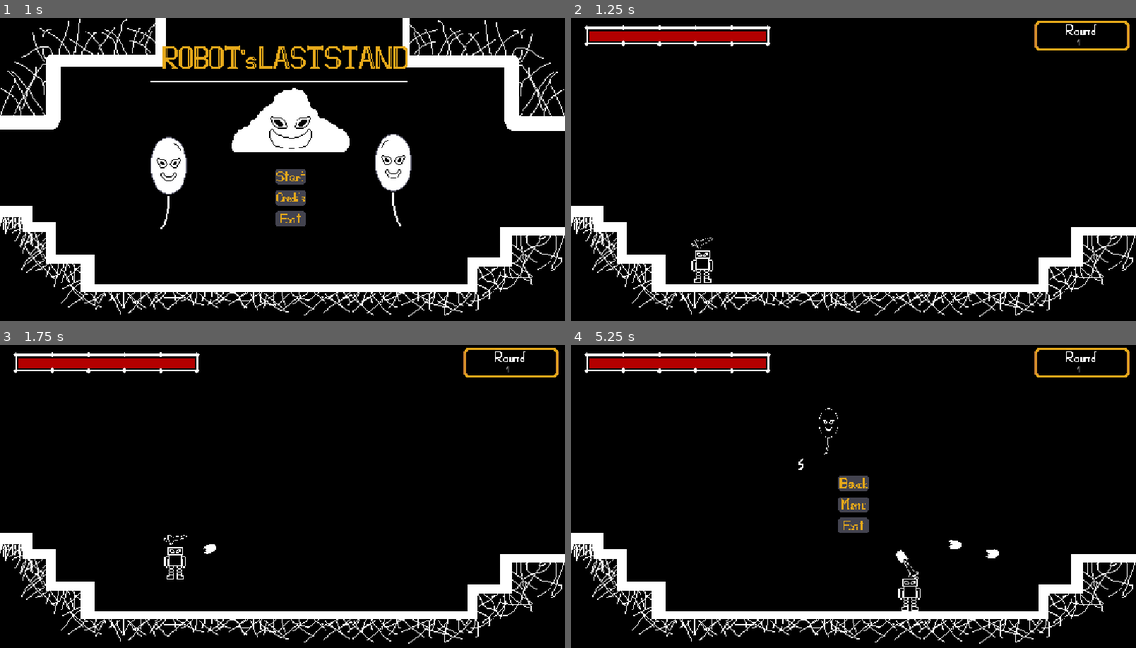
Above: before the commit, frames 1-4 (two rows, left to right).
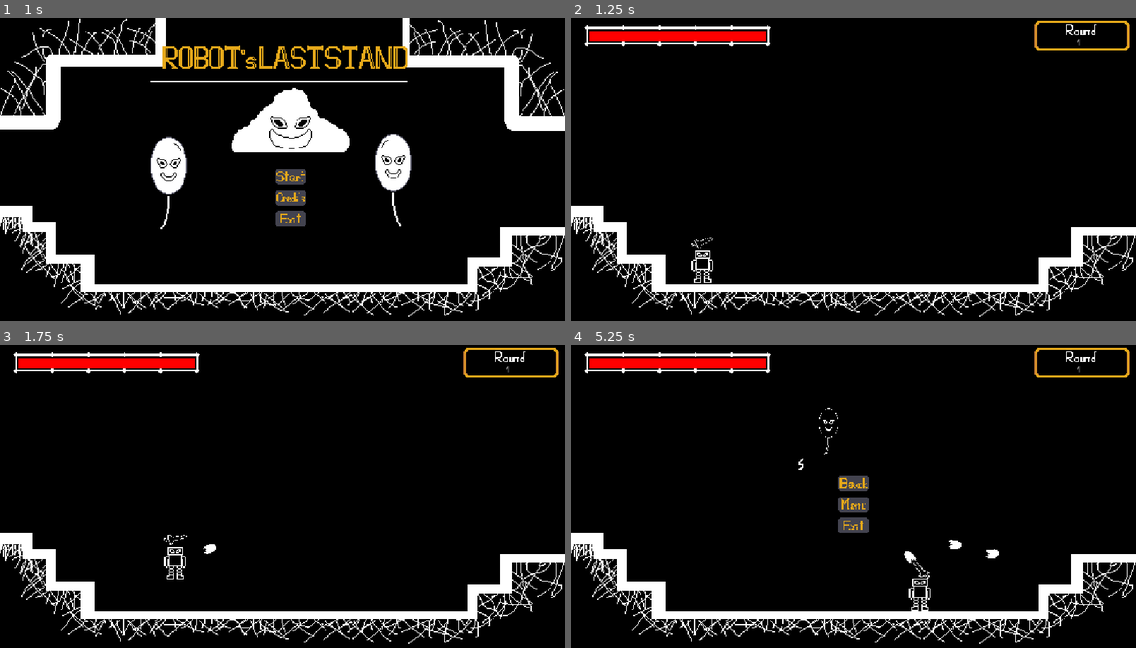
Above: after the commit, the same moments.

Repository: NinbaxDev/Robots_Last_Stand
Game: Godot game, scene res://menu.tscn
Two runs of this game, one before a commit and one after it. Both use one fixed random seed, a clock stepped at 60 frames per second and the inputs below.
Inputs (mouse positions are in pixels of both pictures, inside the frame that each line leads up to):
- Up to frame 1 (1 s): click (293, 178) at 0.5 s
- Up to frame 2 (1.25 s): no input
- Up to frame 3 (1.75 s): move the mouse to (406, 487) at 1.27 s; hold Right (move_right) from 1.28 s (still down); click (406, 487) at 1.35 s; tap Space (move_jump) at 1.52 s
- Up to frame 4 (5.25 s): move the mouse to (740, 520) at 2.02 s; click (740, 520) at 2.1 s; tap Space (move_jump) at 2.27, 3.77, 4.52 s; move the mouse to (910, 432) at 2.77 s; release Right (move_right) at 2.78 s; hold A (move_left) 2.78-3.53 s; click (910, 432) at 2.85 s; move the mouse to (825, 566) at 3.52 s; hold Right (move_right) 3.53-5 s; click (825, 566) at 3.6 s; move the mouse to (1023, 551) at 4.27 s; click (1023, 551) at 4.35 s; tap Escape (ui_cancel) at 4.9 s; click (853, 481) at 5.02 s

Frame 1 is identical in both runs. In frame 2, 1.0% of the frame differs, in the area x 2-35%, y 2-10%; in frame 3, 1.0%; in frame 4, 1.4%, in the area x 2-64%, y 2-88%.

Commit message:
Organize_folders1

Diff:
--- /dev/null
+++ b/Scenes/hud_player.tscn
@@ -0,0 +1,82 @@
+[gd_scene format=3 uid="uid://bhicpd23ge5sd"]
+
+[ext_resource type="Script" uid="uid://cox3m10hg46be" path="res://codes/Player/life_bar.gd" id="1_plv2f"]
+[ext_resource type="Texture2D" uid="uid://dmwda6yi8vp6r" path="res://sprites/Lifebar.png" id="2_up6ux"]
+[ext_resource type="Script" uid="uid://c8kkqncmq47sr" path="res://codes/Player/pause_menu.gd" id="4_pusk7"]
+[ext_resource type="Texture2D" uid="uid://bcj38puo0ixww" path="res://sprites/Back_button.png" id="5_s182c"]
+[ext_resource type="Texture2D" uid="uid://dmacc4f8yom5s" path="res://sprites/botoes.png" id="6_i08p2"]
+[ext_resource type="Texture2D" uid="uid://f73m2vstq702" path="res://sprites/Exit_button.png" id="7_v42m8"]
+
+[sub_resource type="Gradient" id="Gradient_g02ee"]
+colors = PackedColorArray(0, 0, 0, 1, 0, 0, 0, 1)
+
+[sub_resource type="GradientTexture2D" id="GradientTexture2D_plv2f"]
+gradient = SubResource("Gradient_g02ee")
+width = 360
+height = 21
+
+[sub_resource type="Gradient" id="Gradient_6hdfk"]
+colors = PackedColorArray(1, 0, 0, 1, 1, 0, 0, 1)
+
+[sub_resource type="GradientTexture2D" id="GradientTexture2D_kk6uo"]
+gradient = SubResource("Gradient_6hdfk")
+width = 360
+height = 21
+
+[node name="HUD_Player" type="Control" unique_id=125166623]
+layout_mode = 3
+anchors_preset = 15
+anchor_right = 1.0
+anchor_bottom = 1.0
+grow_horizontal = 2
+grow_vertical = 2
+
+[node name="Sprite2D" type="Sprite2D" parent="." unique_id=856402063]
+position = Vector2(217.5, 36)
+scale = Vector2(0.957, 0.88)
+texture = ExtResource("2_up6ux")
+
+[node name="LifeBar" type="TextureProgressBar" parent="." unique_id=1658599578]
+layout_mode = 0
+offset_left = 37.0
+offset_top = 27.0
+offset_right = 397.0
+offset_bottom = 48.0
+texture_under = SubResource("GradientTexture2D_plv2f")
+texture_progress = SubResource("GradientTexture2D_kk6uo")
+script = ExtResource("1_plv2f")
+
+[node name="Pause_menu" type="CanvasLayer" parent="." unique_id=1259878851]
+script = ExtResource("4_pusk7")
+
+[node name="VBoxContainer" type="VBoxContainer" parent="Pause_menu" unique_id=1858622261]
+anchors_preset = 8
+anchor_left = 0.5
+anchor_top = 0.5
+anchor_right = 0.5
+anchor_bottom = 0.5
+offset_left = -35.5
+offset_top = -62.5
+offset_right = 35.5
+offset_bottom = 62.5
+grow_horizontal = 2
+grow_vertical = 2
+
+[node name="Back_button" type="Button" parent="Pause_menu/VBoxContainer" unique_id=228781033]
+layout_mode = 2
+icon = ExtResource("5_s182c")
+flat = true
+
+[node name="Menu_button" type="Button" parent="Pause_menu/VBoxContainer" unique_id=490920900]
+layout_mode = 2
+icon = ExtResource("6_i08p2")
+flat = true
+
+[node name="Exit_button" type="Button" parent="Pause_menu/VBoxContainer" unique_id=1903112774]
+layout_mode = 2
+icon = ExtResource("7_v42m8")
+flat = true
+
+[connection signal="pressed" from="Pause_menu/VBoxContainer/Back_button" to="Pause_menu" method="_on_back_button_pressed"]
+[connection signal="pressed" from="Pause_menu/VBoxContainer/Menu_button" to="Pause_menu" method="_on_menu_button_pressed"]
+[connection signal="pressed" from="Pause_menu/VBoxContainer/Exit_button" to="Pause_menu" method="_on_exit_button_pressed"]
--- /dev/null
+++ b/Scenes/player.tscn
@@ -0,0 +1,44 @@
+[gd_scene format=3 uid="uid://dpis0rrjm4vhp"]
+
+[ext_resource type="Script" uid="uid://pw2b811wc87" path="res://codes/Player.gd" id="1_fkybt"]
+[ext_resource type="Texture2D" uid="uid://bn4fqbifqp0xh" path="res://sprites/Shield.png" id="2_x3wgy"]
+[ext_resource type="Texture2D" uid="uid://cp76nuhgguoc6" path="res://sprites/robot_jame_gam.png" id="3_3smsa"]
+[ext_resource type="PackedScene" uid="uid://cn7ib4ea8l5cp" path="res://Player/umbrella.tscn" id="4_8erm5"]
+[ext_resource type="AudioStream" uid="uid://cqoxhrlr2scbw" path="res://Sounds/hitHurt.wav" id="5_f1ek2"]
+
+[sub_resource type="RectangleShape2D" id="RectangleShape2D_3p86s"]
+size = Vector2(63.3333, 117.308)
+
+[node name="Player" type="CharacterBody2D" unique_id=1372048070 groups=["Player"]]
+process_mode = 3
+scale = Vector2(0.6, 0.52)
+script = ExtResource("1_fkybt")
+
+[node name="Shield" type="Sprite2D" parent="." unique_id=1734587435]
+position = Vector2(-3.33331, -8.65381)
+scale = Vector2(4.16667, 4.98798)
+texture = ExtResource("2_x3wgy")
+
+[node name="Sprite2D" type="Sprite2D" parent="." unique_id=1428915999]
+texture_filter = 1
+position = Vector2(0, 5.76923)
+scale = Vector2(4, 4)
+texture = ExtResource("3_3smsa")
+
+[node name="Area2D" type="Area2D" parent="." unique_id=881754549]
+
+[node name="CollisionShape2D" type="CollisionShape2D" parent="Area2D" unique_id=1056552515]
+position = Vector2(-1.6666598, 10.576416)
+shape = SubResource("RectangleShape2D_3p86s")
+
+[node name="Umbrella" parent="." unique_id=1994651329 instance=ExtResource("4_8erm5")]
+position = Vector2(-1.14441e-05, -88.4615)
+
+[node name="AudioStreamPlayer2D" type="AudioStreamPlayer2D" parent="." unique_id=961620780]
+stream = ExtResource("5_f1ek2")
+
+[node name="CollisionShape2D" type="CollisionShape2D" parent="." unique_id=838198526]
+position = Vector2(-1.6666598, 10.576416)
+shape = SubResource("RectangleShape2D_3p86s")
+
+[connection signal="body_entered" from="Area2D" to="." method="_on_area_2d_body_entered"]
--- a/codes/Player.gd
+++ b/codes/Player.gd
@@ -13,7 +13,7 @@
 	PlayerData.attack_speed = 0.4
 	PlayerData.velocity = 200
 	PlayerData.shield = 0
-	PlayerData.Pause_menu = get_parent().get_node("Pause_menu")
+	PlayerData.Pause_menu = $"../HUD/HUD_Player/Pause_menu"
 
 func _physics_process(delta: float) -> void:
 	if stop:
@@ -47,7 +47,7 @@
 		take_damage(1)
 
 func _input(event) -> void:
-	if event.is_action_pressed("ui_cancel") and PlayerData.Pause_menu:
+	if event.is_action_pressed("ui_cancel"):
 		if PlayerData.Pause_menu.visible:
 			PlayerData.Pause_menu.hide_menu()
 		else:
--- /dev/null
+++ b/codes/Player/life_bar.gd
@@ -0,0 +1,5 @@
+extends TextureProgressBar
+
+func _process(_delta) -> void:
+	max_value = PlayerData.max_life
+	value = PlayerData.life
--- /dev/null
+++ b/codes/Player/pause_menu.gd
@@ -0,0 +1,24 @@
+extends CanvasLayer
+
+func _ready() -> void:
+	visible = false
+
+func show_menu():
+	visible = true
+	get_tree().paused = true
+
+func hide_menu():
+	visible = false
+	get_tree().paused = false
+
+func _on_menu_button_pressed() -> void:
+	await get_tree().create_timer(1).timeout
+	get_tree().change_scene_to_file("res://menu.tscn")
+
+func _on_exit_button_pressed() -> void:
+	await get_tree().create_timer(1).timeout
+	get_tree().quit()
+
+func _on_back_button_pressed() -> void:
+	await get_tree().create_timer(0.2).timeout
+	hide_menu()
--- a/codes/battle_manager.gd
+++ b/codes/battle_manager.gd
@@ -3,7 +3,7 @@
 @onready var player = get_node("../Player")
 @onready var cloud = preload("res://Enemy/cloud.tscn")
 @onready var ballon = preload("res://Enemy/ballon.tscn")
-@onready var victory_defeat = $"../UI/Victory_Defeat"
+@onready var victory_defeat = $"../HUD/Victory_Defeat"
 @onready var timer = $Timer
 var can = true
 
@@ -81,7 +81,7 @@
 		RoundManager.current_round += 1
 		RoundManager.limit_enemy += 1
 		timer.stop()
-		$"../UI".show_options()
+		$"../HUD".show_options()
 		print("Round atual: ", RoundManager.current_round)
 		print("Round limite: ", RoundManager.limit_round)
 		await Globalsignal.powerup_selected
--- a/wizard_stand.tscn
+++ b/wizard_stand.tscn
@@ -1,27 +1,18 @@
 [gd_scene format=3 uid="uid://boi4afnalp0cf"]
 
 [ext_resource type="Texture2D" uid="uid://7x7cx2o8mlqk" path="res://sprites/background.png" id="1_crqff"]
-[ext_resource type="Script" uid="uid://pw2b811wc87" path="res://codes/Player.gd" id="2_uv4g6"]
-[ext_resource type="PackedScene" uid="uid://cn7ib4ea8l5cp" path="res://Player/umbrella.tscn" id="3_erhdv"]
-[ext_resource type="Texture2D" uid="uid://bn4fqbifqp0xh" path="res://sprites/Shield.png" id="3_k0yo5"]
-[ext_resource type="Texture2D" uid="uid://cp76nuhgguoc6" path="res://sprites/robot_jame_gam.png" id="3_qsodi"]
+[ext_resource type="PackedScene" uid="uid://dpis0rrjm4vhp" path="res://Scenes/player.tscn" id="2_n6n5h"]
 [ext_resource type="Script" uid="uid://qles4pb6bjv2" path="res://codes/ui.gd" id="5_3p86s"]
 [ext_resource type="Texture2D" uid="uid://b05prjtogxkwf" path="res://sprites/Card_Mobulity_Chip.png" id="7_crqff"]
 [ext_resource type="Script" uid="uid://cpbwjj8r7aodc" path="res://codes/battle_manager.gd" id="7_eqrb5"]
 [ext_resource type="Texture2D" uid="uid://oq41by88kank" path="res://sprites/Card_Overcharge.png" id="8_qsodi"]
-[ext_resource type="AudioStream" uid="uid://cqoxhrlr2scbw" path="res://Sounds/hitHurt.wav" id="8_rrthl"]
 [ext_resource type="Texture2D" uid="uid://x70xcq5w5yi0" path="res://sprites/Card_Rapidfire_Chip.png" id="9_n6n5h"]
 [ext_resource type="Texture2D" uid="uid://b1gbyvc0gv1is" path="res://sprites/Card_Regen_Module.png" id="10_ko1kd"]
 [ext_resource type="AudioStream" uid="uid://rymmv0uqm3wi" path="res://Sounds/click.wav" id="11_ophmg"]
 [ext_resource type="Texture2D" uid="uid://cgn757078pgng" path="res://sprites/Card_Shield_Module.png" id="12_be7vg"]
-[ext_resource type="Texture2D" uid="uid://dmwda6yi8vp6r" path="res://sprites/Lifebar.png" id="12_ko1kd"]
-[ext_resource type="Script" uid="uid://3sf5wj5painn" path="res://codes/life_bar.gd" id="13_ophmg"]
+[ext_resource type="PackedScene" uid="uid://bhicpd23ge5sd" path="res://Scenes/hud_player.tscn" id="12_qsodi"]
 [ext_resource type="Texture2D" uid="uid://dhhnu1awvl5tc" path="res://sprites/Round-cout.png" id="14_m8jcd"]
 [ext_resource type="AudioStream" uid="uid://b5fmxwm3wnb1m" path="res://Sounds/pickupCoin.wav" id="15_p8awy"]
-[ext_resource type="Script" uid="uid://mvgnk38dx1wj" path="res://codes/pause_menu.gd" id="16_nt4e1"]
-[ext_resource type="Texture2D" uid="uid://dmacc4f8yom5s" path="res://sprites/botoes.png" id="17_m8jcd"]
-[ext_resource type="Texture2D" uid="uid://f73m2vstq702" path="res://sprites/Exit_button.png" id="18_p8awy"]
-[ext_resource type="Texture2D" uid="uid://bcj38puo0ixww" path="res://sprites/Back_button.png" id="19_fkkxg"]
 
 [sub_resource type="RectangleShape2D" id="RectangleShape2D_tbrgc"]
 size = Vector2(808, 19)
@@ -59,27 +50,8 @@
 [sub_resource type="RectangleShape2D" id="RectangleShape2D_m8jcd"]
 size = Vector2(24, 359)
 
-[sub_resource type="RectangleShape2D" id="RectangleShape2D_3p86s"]
-size = Vector2(63.3333, 117.308)
-
 [sub_resource type="LabelSettings" id="LabelSettings_eqrb5"]
 font_size = 64
-
-[sub_resource type="Gradient" id="Gradient_ko1kd"]
-colors = PackedColorArray(0, 0, 0, 1, 0, 0, 0, 1)
-
-[sub_resource type="GradientTexture2D" id="GradientTexture2D_ophmg"]
-gradient = SubResource("Gradient_ko1kd")
-width = 360
-height = 21
-
-[sub_resource type="Gradient" id="Gradient_mm5cx"]
-colors = PackedColorArray(0.701961, 0, 0, 1, 0.701961, 0, 0, 1)
-
-[sub_resource type="GradientTexture2D" id="GradientTexture2D_mg2af"]
-gradient = SubResource("Gradient_mm5cx")
-width = 360
-height = 21
 
 [node name="Main" type="Node2D" unique_id=1747934754]
 
@@ -144,43 +116,13 @@
 position = Vector2(593, -363)
 shape = SubResource("RectangleShape2D_m8jcd")
 
-[node name="Player" type="CharacterBody2D" parent="." unique_id=1727604476 groups=["Player"]]
-process_mode = 3
+[node name="Player" parent="." unique_id=1372048070 instance=ExtResource("2_n6n5h")]
 position = Vector2(269, 494)
-scale = Vector2(0.6, 0.52)
-script = ExtResource("2_uv4g6")
-
-[node name="Shield" type="Sprite2D" parent="Player" unique_id=1663287855]
-position = Vector2(-3.33331, -8.65381)
-scale = Vector2(4.16667, 4.98798)
-texture = ExtResource("3_k0yo5")
-
-[node name="Sprite2D" type="Sprite2D" parent="Player" unique_id=1344622573]
-texture_filter = 1
-position = Vector2(0, 5.76923)
-scale = Vector2(4, 4)
-texture = ExtResource("3_qsodi")
-
-[node name="Area2D" type="Area2D" parent="Player" unique_id=1452751037]
-
-[node name="CollisionShape2D" type="CollisionShape2D" parent="Player/Area2D" unique_id=258630045]
-position = Vector2(-1.6666598, 10.576416)
-shape = SubResource("RectangleShape2D_3p86s")
-
-[node name="Umbrella" parent="Player" unique_id=1073997319 instance=ExtResource("3_erhdv")]
-position = Vector2(-1.14441e-05, -88.4615)
-
-[node name="AudioStreamPlayer2D" type="AudioStreamPlayer2D" parent="Player" unique_id=1105158391]
-stream = ExtResource("8_rrthl")
-
-[node name="CollisionShape2D" type="CollisionShape2D" parent="Player" unique_id=1243792836]
-position = Vector2(-1.6666598, 10.576416)
-shape = SubResource("RectangleShape2D_3p86s")
-
-[node name="UI" type="CanvasLayer" parent="." unique_id=1597108370]
+
+[node name="HUD" type="CanvasLayer" parent="." unique_id=1597108370]
 script = ExtResource("5_3p86s")
 
-[node name="Player_life" type="Label" parent="UI" unique_id=1238135361]
+[node name="Player_life" type="Label" parent="HUD" unique_id=1238135361]
 anchors_preset = 8
 anchor_left = 0.5
 anchor_top = 0.5
@@ -193,7 +135,7 @@
 grow_horizontal = 2
 grow_vertical = 2
 
-[node name="Enemy_life" type="Label" parent="UI" unique_id=12099448]
+[node name="Enemy_life" type="Label" parent="HUD" unique_id=12099448]
 anchors_preset = 1
 anchor_left = 1.0
 anchor_right = 1.0
@@ -203,7 +145,7 @@
 offset_bottom = 43.0
 grow_horizontal = 0
 
-[node name="Victory_Defeat" type="Label" parent="UI" unique_id=1243404153]
+[node name="Victory_Defeat" type="Label" parent="HUD" unique_id=1243404153]
 visible = false
 texture_filter = 1
 offset_left = 457.0
@@ -213,7 +155,7 @@
 text = "Victory"
 label_settings = SubResource("LabelSettings_eqrb5")
 
-[node name="Mobility_button" type="Button" parent="UI" unique_id=605898647]
+[node name="Mobility_button" type="Button" parent="HUD" unique_id=605898647]
 visible = false
 offset_left = 228.0
 offset_top = 135.0
@@ -221,11 +163,11 @@
 offset_bottom = 335.0
 flat = true
 
-[node name="Icon" type="Sprite2D" parent="UI/Mobility_button" unique_id=1957504084]
+[node name="Icon" type="Sprite2D" parent="HUD/Mobility_button" unique_id=1957504084]
 position = Vector2(74, 99)
 texture = ExtResource("7_crqff")
 
-[node name="Overcharge_button" type="Button" parent="UI" unique_id=329833227]
+[node name="Overcharge_button" type="Button" parent="HUD" unique_id=329833227]
 visible = false
 offset_left = 413.0
 offset_top = 135.0
@@ -233,11 +175,11 @@
 offset_bottom = 335.0
 flat = true
 
-[node name="Icon" type="Sprite2D" parent="UI/Overcharge_button" unique_id=663858788]
+[node name="Icon" type="Sprite2D" parent="HUD/Overcharge_button" unique_id=663858788]
 position = Vector2(74, 99)
 texture = ExtResource("8_qsodi")
 
-[node name="Rapidfire_button" type="Button" parent="UI" unique_id=671066309]
+[node name="Rapidfire_button" type="Button" parent="HUD" unique_id=671066309]
 visible = false
 offset_left = 597.0
 offset_top = 135.0
@@ -245,11 +187,11 @@
 offset_bottom = 335.0
 flat = true
 
-[node name="Icon" type="Sprite2D" parent="UI/Rapidfire_button" unique_id=1473214433]
+[node name="Icon" type="Sprite2D" parent="HUD/Rapidfire_button" unique_id=1473214433]
 position = Vector2(74, 99)
 texture = ExtResource("9_n6n5h")
 
-[node name="Regen_button" type="Button" parent="UI" unique_id=1412508599]
+[node name="Regen_button" type="Button" parent="HUD" unique_id=1412508599]
 visible = false
 offset_left = 774.0
 offset_top = 135.0
@@ -257,11 +199,11 @@
 offset_bottom = 335.0
 flat = true
 
-[node name="Icon" type="Sprite2D" parent="UI/Regen_button" unique_id=414703712]
+[node name="Icon" type="Sprite2D" parent="HUD/Regen_button" unique_id=414703712]
 position = Vector2(74, 99)
 texture = ExtResource("10_ko1kd")
 
-[node name="Shield_button" type="Button" parent="UI" unique_id=1461683702]
+[node name="Shield_button" type="Button" parent="HUD" unique_id=1461683702]
 visible = false
 offset_left = 941.0
 offset_top = 130.0
@@ -269,39 +211,27 @@
 offset_bottom = 338.0
 flat = true
 
-[node name="Icon" type="Sprite2D" parent="UI/Shield_button" unique_id=1791007011]
+[node name="Icon" type="Sprite2D" parent="HUD/Shield_button" unique_id=1791007011]
 position = Vector2(74, 99)
 texture = ExtResource("12_be7vg")
 
-[node name="AudioStreamPlayer2D" type="AudioStreamPlayer2D" parent="UI" unique_id=2060093947]
+[node name="AudioStreamPlayer2D" type="AudioStreamPlayer2D" parent="HUD" unique_id=2060093947]
 stream = ExtResource("11_ophmg")
 
-[node name="Life_bar" type="TextureProgressBar" parent="UI" unique_id=366959775]
-offset_left = 37.0
-offset_top = 26.0
-offset_right = 397.0
-offset_bottom = 47.0
-texture_under = SubResource("GradientTexture2D_ophmg")
-texture_progress = SubResource("GradientTexture2D_mg2af")
-script = ExtResource("13_ophmg")
-
-[node name="Life_bar_Sprite" type="Sprite2D" parent="UI" unique_id=546487902]
-position = Vector2(217.5, 36)
-scale = Vector2(0.9575, 0.88)
-texture = ExtResource("12_ko1kd")
-
-[node name="Round-cout" type="Sprite2D" parent="UI" unique_id=2093790581]
+[node name="Round-cout" type="Sprite2D" parent="HUD" unique_id=2093790581]
 position = Vector2(1042, 38)
 texture = ExtResource("14_m8jcd")
 
-[node name="Round" type="Label" parent="UI" unique_id=1128021964]
+[node name="Round" type="Label" parent="HUD" unique_id=1128021964]
 offset_left = 1031.0
 offset_top = 38.0
 offset_right = 1071.0
 offset_bottom = 61.0
 
-[node name="Coin" type="AudioStreamPlayer2D" parent="UI" unique_id=1562184161]
+[node name="Coin" type="AudioStreamPlayer2D" parent="HUD" unique_id=1562184161]
 stream = ExtResource("15_p8awy")
+
+[node name="HUD_Player" parent="HUD" unique_id=125166623 instance=ExtResource("12_qsodi")]
 
 [node name="Battle_Manager" type="Node" parent="." unique_id=324698433]
 script = ExtResource("7_eqrb5")
@@ -311,45 +241,9 @@
 [node name="Camera2D" type="Camera2D" parent="." unique_id=788871338]
 position = Vector2(576, 324)
 
-[node name="Pause_menu" type="CanvasLayer" parent="." unique_id=928314685]
-process_mode = 3
-script = ExtResource("16_nt4e1")
-
-[node name="VBoxContainer" type="VBoxContainer" parent="Pause_menu" unique_id=1388110942]
-anchors_preset = 8
-anchor_left = 0.5
-anchor_top = 0.5
-anchor_right = 0.5
-anchor_bottom = 0.5
-offset_left = -35.5
-offset_top = -62.5
-offset_right = 35.5
-offset_bottom = 62.5
-grow_horizontal = 2
-grow_vertical = 2
-
-[node name="Back_button" type="Button" parent="Pause_menu/VBoxContainer" unique_id=237595634]
-layout_mode = 2
-icon = ExtResource("19_fkkxg")
-flat = true
-
-[node name="Menu_button" type="Button" parent="Pause_menu/VBoxContainer" unique_id=2077252665]
-layout_mode = 2
-icon = ExtResource("17_m8jcd")
-flat = true
-
-[node name="Exit_button" type="Button" parent="Pause_menu/VBoxContainer" unique_id=1386048283]
-layout_mode = 2
-icon = ExtResource("18_p8awy")
-flat = true
-
-[connection signal="body_entered" from="Player/Area2D" to="Player" method="_on_area_2d_body_entered"]
-[connection signal="pressed" from="UI/Mobility_button" to="UI" method="_on_mobility_button_pressed"]
-[connection signal="pressed" from="UI/Overcharge_button" to="UI" method="_on_overcharge_button_pressed"]
-[connection signal="pressed" from="UI/Rapidfire_button" to="UI" method="_on_rapidfire_button_pressed"]
-[connection signal="pressed" from="UI/Regen_button" to="UI" method="_on_regen_button_pressed"]
-[connection signal="pressed" from="UI/Shield_button" to="UI" method="_on_shield_button_pressed"]
+[connection signal="pressed" from="HUD/Mobility_button" to="HUD" method="_on_mobility_button_pressed"]
+[connection signal="pressed" from="HUD/Overcharge_button" to="HUD" method="_on_overcharge_button_pressed"]
+[connection signal="pressed" from="HUD/Rapidfire_button" to="HUD" method="_on_rapidfire_button_pressed"]
+[connection signal="pressed" from="HUD/Regen_button" to="HUD" method="_on_regen_button_pressed"]
+[connection signal="pressed" from="HUD/Shield_button" to="HUD" method="_on_shield_button_pressed"]
 [connection signal="timeout" from="Battle_Manager/Timer" to="Battle_Manager" method="_on_timer_timeout"]
-[connection signal="pressed" from="Pause_menu/VBoxContainer/Back_button" to="Pause_menu" method="_on_back_button_pressed"]
-[connection signal="pressed" from="Pause_menu/VBoxContainer/Menu_button" to="Pause_menu" method="_on_menu_button_pressed"]
-[connection signal="pressed" from="Pause_menu/VBoxContainer/Exit_button" to="Pause_menu" method="_on_exit_button_pressed"]
Not shown, added: codes/Player/life_bar.gd.uid
Not shown, added: codes/Player/pause_menu.gd.uid
